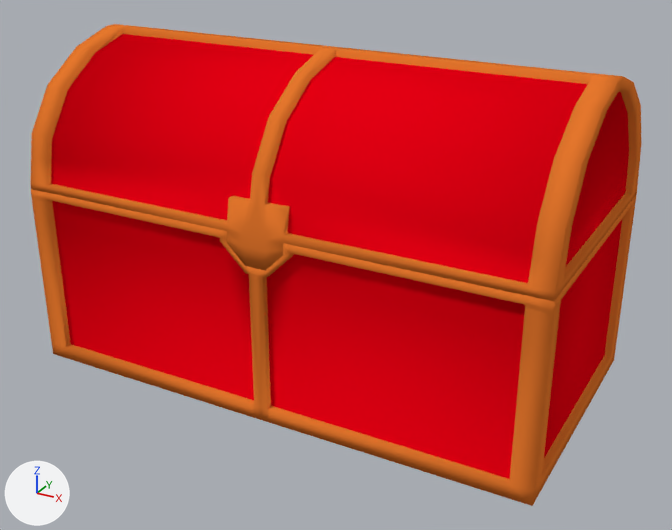
The Blender file Brackeys Game Jam Project/Brackeys Game Jam Blender Files/Blend Files/TreasureChest.blend as it was, and as the next commit left it.
Rendered twice from a 50 mm lens placed at (3.22, -5.79, 3.72), pointed at (0.1, -0.12, 0.88). Lighting does not change. The marker at lower left points along +X, +Y and +Z.

The first picture shows 'TreasureChest.001', 'TreasureChest_Lid'.
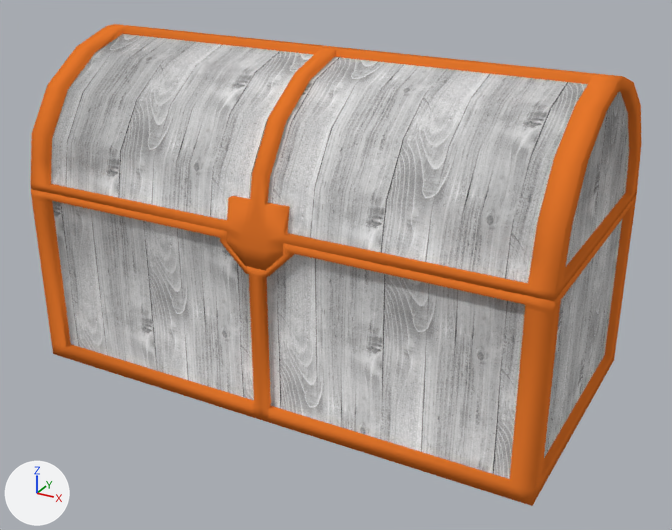
The edits, one by one:
Picture 'WoodTile.jpg' (img_woodtile_jpg) is new.
In material 'Red Wood' (mat_red_wood), base_color is no longer (0.8, 0.0, 0.00673), red #e70013.
In material 'Red Wood' (mat_red_wood), texture is now set to img_woodtile_jpg.

Boxes (x1, y1, x2, y2) around the edits, measured in the pictures (672 x 530 px):
'TreasureChest.001', surface changed (red to grey)
    both: (48, 31, 633, 286)
'TreasureChest_Lid', surface changed (red to grey)
    both: (49, 198, 626, 482)
